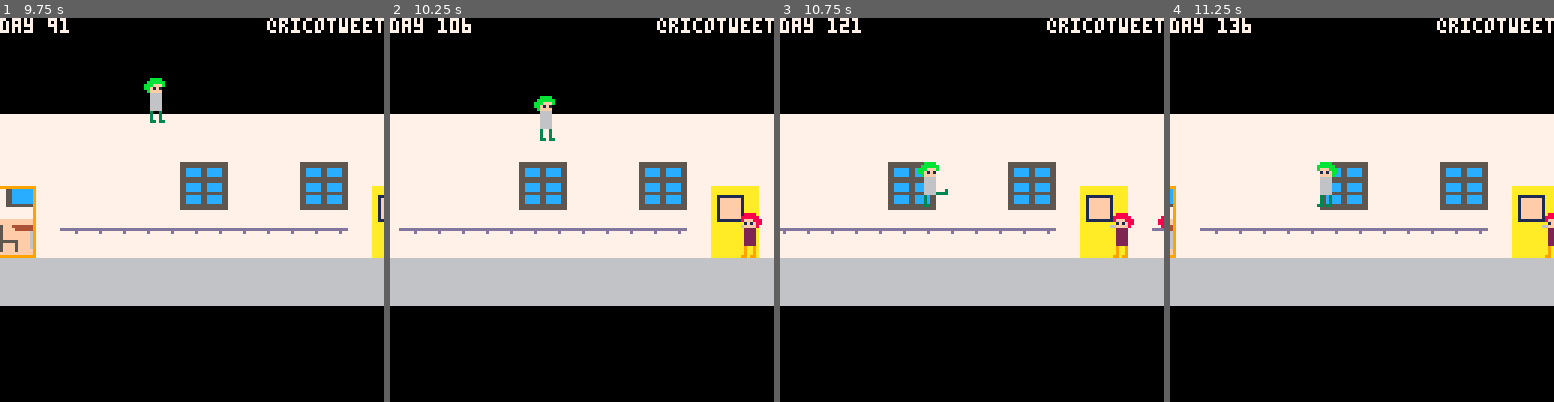
Above: before the commit, frames 1-4 (left to right).
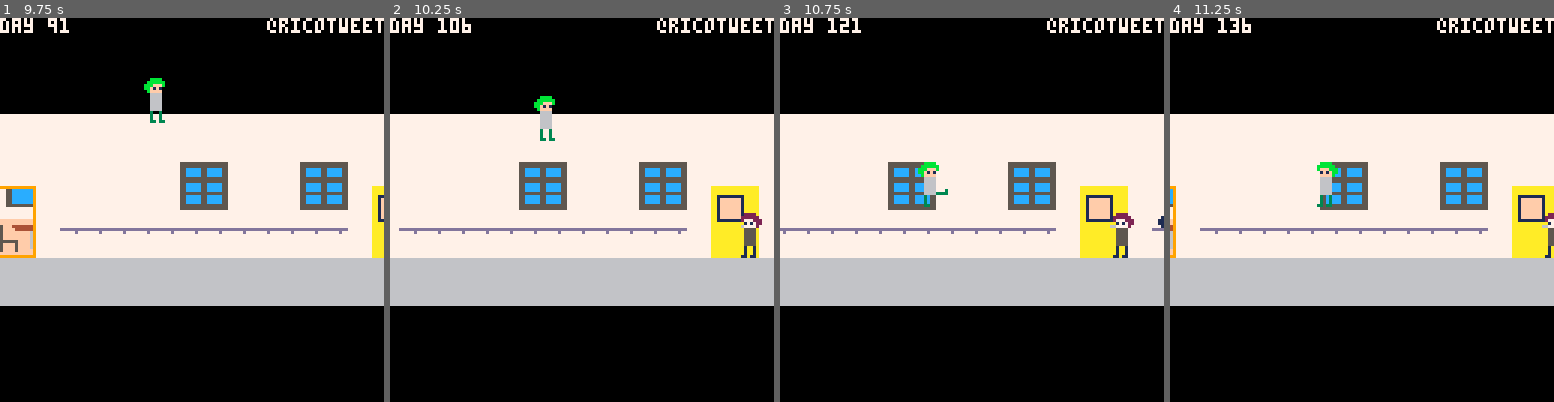
Above: after the commit, the same moments.

Repository: RicoP/dailylife
Game: PICO-8 cartridge dl.p8
Two runs of this game, one before a commit and one after it. Both use one fixed random seed, a clock stepped at 60 frames per second and the inputs below.
Inputs:
- Up to frame 1 (9.75 s): tap X (X key) at 0.33, 0.7, 1.43, 2.58, 3.1, 3.62, 4.13, 4.65, 5.17, 5.68, 6.2, 6.72, 7.23, 7.75, 8.27, 8.78, 9.3 s; tap O (Z key) at 1.07, 1.8, 2.43, 3.07, 3.7, 4.33, 4.97, 5.6, 6.23, 6.87, 7.5, 8.13, 8.77, 9.4 s; hold Right 2.33-3.33 s; hold Right 3.38-4.22 s; hold Up 4.27-4.67 s; hold Right 4.72-5.72 s; hold Down 5.77-6.1 s; hold Left 6.15-6.98 s; hold Right 7.03-8.03 s; hold Right 8.08-8.92 s; hold Up 8.97-9.37 s; hold Right from 9.42 s (still down)
- Up to frame 2 (10.25 s): keep holding Right; tap X (X key) at 9.82 s; tap O (Z key) at 10.03 s
- Up to frame 3 (10.75 s): tap X (X key) at 10.33 s; release Right at 10.42 s; hold Down from 10.47 s (still down); tap O (Z key) at 10.67 s
- Up to frame 4 (11.25 s): release Down at 10.8 s; tap X (X key) at 10.85 s; hold Left from 10.85 s (still down)

Frame 1 is identical in both runs. In frame 2, 0.4% of the frame differs, in the area x 91-97%, y 50-63%; in frame 3, 0.4%, in the area x 86-100%, y 50-63%; in frame 4, 0.2%.

Commit message:
mor enemy  types

Diff:
--- a/dl.p8
+++ b/dl.p8
@@ -48,6 +48,10 @@
    qsort(t, cmp, p + 1, j)
   end
  end
+
+ frnd=function(n)
+  return flr(rnd(n))
+ end
 end
 
 -- game logic
@@ -62,10 +66,10 @@
  function create_enemy(n)
   srand(n)
   local e={
-   x=128 + flr(rnd(6000)),
+   x=128 + frnd(6000),
    y=ground_level,
    flip=true,
-   tile=4,
+   tile=11 + frnd(3),
    velx=0,
    vely=0,
    punchvelx=0,
@@ -103,13 +107,13 @@
    e.agro -= 1
   else
    srand(update_count+e.id*1000)
-   local r = flr(rnd(16))
+   local r = frnd(16)
    if r == 0 then e.velx = -0.5 end
    if r == 1 then e.velx = 0.5 end
    if r > 12 then e.velx = 0 end
    local dx = abs(p.x - e.x)
    if dx < 64 then
-    if flr(rnd(300)) == 0 then
+    if frnd(300) == 0 then
      e.agro = 64
     end
    end
@@ -249,16 +253,15 @@
   end
   -- draw player
   if p.punching == 0 then
-   spr(p.tile, p.x, p.y, 1, 2, p.flip)
+   spr(1, p.x, p.y, 1, 2, p.flip)
   else
-    spr(p.tile, p.x - 2, p.y, 1, 1, p.flip)
-    spr(3, p.x, p.y+8)
-  end
-  if p.punching > 0 then
-  end
- end
-end
-
+   spr(1, p.x - 2, p.y, 1, 1, p.flip)
+   spr(3, p.x, p.y+8)
+  end
+ end
+end
+
+-- system intern stuff
 function _init()
  update=game_update
  draw=game_draw
@@ -276,21 +279,21 @@
 
 __gfx__
 00000000000000000000000066660000000000005555555555555555aaaaaaaaaaaaaaaa99999999999999990000000000000000000000000000000000000000
-0000000000bbbb000000000066660000000888805555555555555555aaaaaaaaaaaaaaaa97777755ccccccc90000000000000000000000000000000000000000
-007007000bbbbbb000000000666600030088888855ccccc55ccccc55aaaaaaaaaaaaaaaa97777755ccccccc90000000000000000000000000000000000000000
-00077000bbbfffb000000000666633330888fff855ccccc55ccccc55aa111111111aaaaa97777755ccccccc90000000000000000000000000000000000000000
-00077000bbf1f1000000000030000000088f1f1055ccccc55ccccc55aa1fffffff1aaaaa97777755ccccccc90000000000000000000000000000000000000000
-007007000bffff000000000030000000008ffff05555555555555555aa1fffffff1aaaaa97777755ccccccc90000000000000000000000000000000000000000
-0000000000666600dddddddd30000000000222205555555555555555aa1fffffff1aaaaa97777755555555590000000000000000000000000000000000000000
-000000000066660000000d00330000000002222055ccccc55ccccc55aa1fffffff1aaaaa97777777777777790000000000000000000000000000000000000000
-666666660066660000000000000000000002222055ccccc55ccccc55aa1fffffff1aaaaa97777777777777790000000000000000000000000000000000000000
-666666660066660000000000000000000002222055ccccc55ccccc55aa1fffffff1aaaaa97777777777777790000000000000000000000000000000000000000
-66666666006666000000000000000000000222205555555555555555aa1fffffff1aaaaa97777777777777790000000000000000000000000000000000000000
-666666660066660000000000000000000002222055ccccc55ccccc55aa111111111a55aa95fffffffffffff90000000000000000000000000000000000000000
-666666660030030000000000000000000009009055ccccc55ccccc55aaaaaaaaaaaa565a956ffffffffffff90000000000000000000000000000000000000000
-666666660030030000000000000000000009009055ccccc55ccccc55aaaaaaaaaa66665a956f5fff444444490000000000000000000000000000000000000000
-66666666003003000000000000000000000900905555555555555555aaaaaaaaaaaa555a95ff5ffff44444490000000000000000000000000000000000000000
-66666666003303300000000000000000000990995555555555555555aaaaaaaaaaaa555a95ff5fffffffff690000000000000000000000000000000000000000
+0000000000bbbb000000000066660000000888805555555555555555aaaaaaaaaaaaaaaa97777755ccccccc90001111000022220000888800000000000000000
+007007000bbbbbb000000000666600030088888855ccccc55ccccc55aaaaaaaaaaaaaaaa97777755ccccccc90011111100222222008888880000000000000000
+00077000bbbfffb000000000666633330888fff855ccccc55ccccc55aa111111111aaaaa97777755ccccccc901114441022277720888fff80000000000000000
+00077000bbf1f1000000000030000000088f1f1055ccccc55ccccc55aa1fffffff1aaaaa97777755ccccccc90114545002271710088f1f100000000000000000
+007007000bffff000000000030000000008ffff05555555555555555aa1fffffff1aaaaa97777755ccccccc90014444000277770008ffff00000000000000000
+0000000000666600dddddddd30000000000222205555555555555555aa1fffffff1aaaaa9777775555555559000dddd000055550000222200000000000000000
+000000000066660000000d00330000000002222055ccccc55ccccc55aa1fffffff1aaaaa9777777777777779000dddd000055550000222200000000000000000
+666666660066660000000000000000000002222055ccccc55ccccc55aa1fffffff1aaaaa9777777777777779000dddd000055550000222200000000000000000
+666666660066660000000000000000000002222055ccccc55ccccc55aa1fffffff1aaaaa9777777777777779000dddd000055550000222200000000000000000
+66666666006666000000000000000000000222205555555555555555aa1fffffff1aaaaa9777777777777779000dddd000055550000222200000000000000000
+666666660066660000000000000000000002222055ccccc55ccccc55aa111111111a55aa95fffffffffffff9000dddd000055550000222200000000000000000
+666666660030030000000000000000000009009055ccccc55ccccc55aaaaaaaaaaaa565a956ffffffffffff90003003000010010000900900000000000000000
+666666660030030000000000000000000009009055ccccc55ccccc55aaaaaaaaaa66665a956f5fff444444490003003000010010000900900000000000000000
+66666666003003000000000000000000000900905555555555555555aaaaaaaaaaaa555a95ff5ffff44444490003003000010010000900900000000000000000
+66666666003303300000000000000000000990995555555555555555aaaaaaaaaaaa555a95ff5fffffffff690003303300011011000990990000000000000000
 00000000000000000000000000000000000000000000000000000000aaaaaaaaaaaa55aa95ff5fffffffff690000000000000000000000000000000000000000
 00000000000000000000000000000000000000000000000000000000aaaaaaaaaaaaaaaa9fff5fffffffff690000000000000000000000000000000000000000
 00000000000000000000000000000000000000000000000000000000aaaaaaaaaaaaaaaa9fff555555ffff690000000000000000000000000000000000000000
